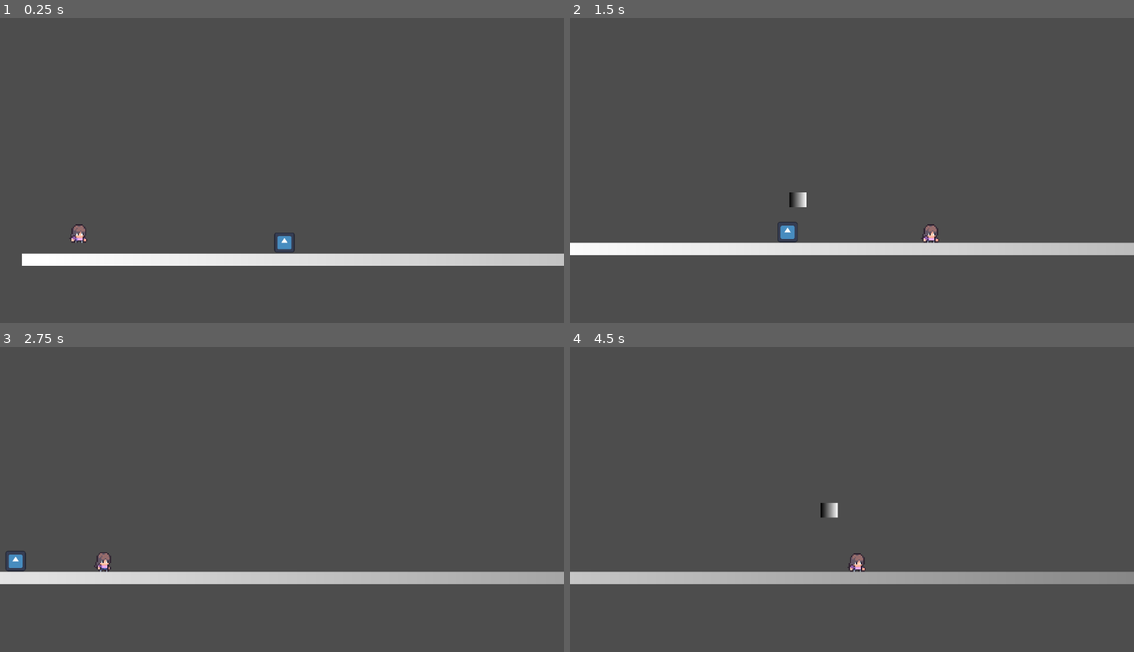
Above: before the commit, frames 1-4 (two rows, left to right).
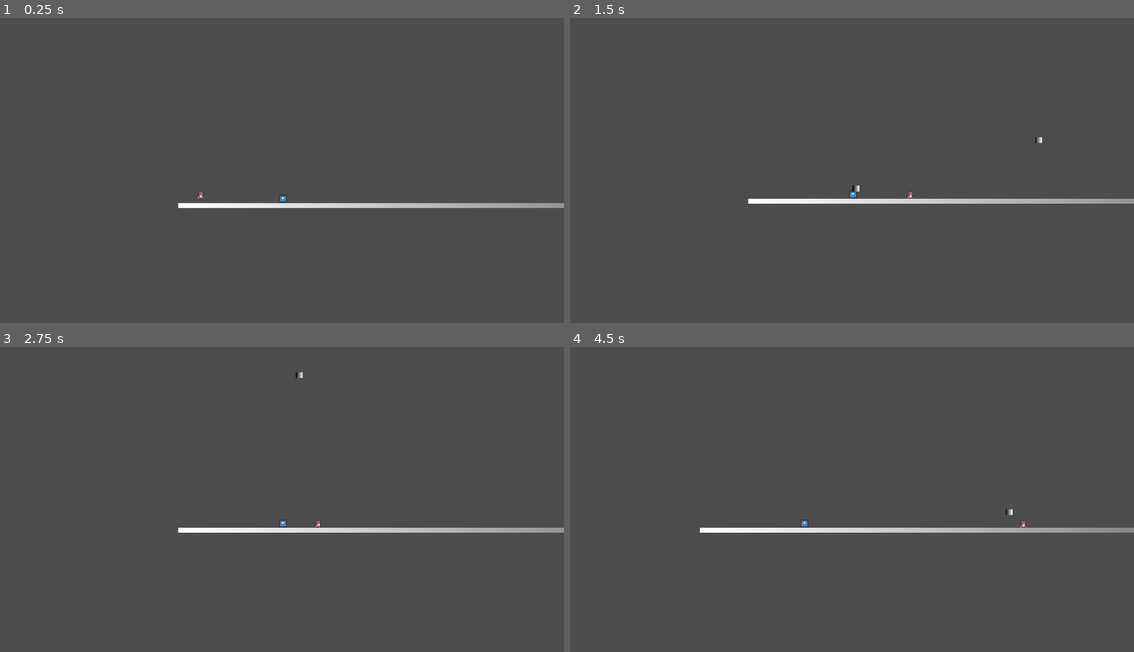
Above: after the commit, the same moments.

Repository: ajogerio/monkey-game
Game: Godot game, scene res://Scenes/game_scene.tscn
Same seed, same stepped clock (60 frames per second), same inputs: the game is played once before the commit and once after it. This scene is started directly instead of the project's main scene. The engine's default icon, where the game draws it, is replaced by a stand-in: a white triangle on a blue panel in a dark square.
Inputs (mouse positions are in pixels of both pictures, inside the frame that each line leads up to):
- Up to frame 1 (0.25 s): no input
- Up to frame 2 (1.5 s): move the mouse to (976, 152) at 0.52 s; hold D (move_right) from 0.53 s (still down); click (976, 152) at 0.6 s; tap W (jump) at 0.77 s; move the mouse to (739, 185) at 1.27 s; click (739, 185) at 1.35 s
- Up to frame 3 (2.75 s): tap W (jump) at 1.52 s; move the mouse to (338, 429) at 2.02 s; release D (move_right) at 2.03 s; hold A (move_left) from 2.03 s (still down); click (338, 429) at 2.1 s
- Up to frame 4 (4.5 s): move the mouse to (823, 560) at 2.77 s; release A (move_left) at 2.78 s; hold D (move_right) 2.78-4.28 s; click (823, 560) at 2.85 s; tap W (jump) at 3.02, 3.77 s; move the mouse to (1021, 545) at 3.52 s; click (1021, 545) at 3.6 s; move the mouse to (682, 450) at 4.27 s; hold A (move_left) from 4.28 s (still down); click (682, 450) at 4.35 s

The runs differ from the first frame. In frame 1, 5.4% of the frame differs, in the area x 3-100%, y 56-82%; in frame 2, 5.7%; in frame 3, 5.6%; in frame 4, 5.7%, in the area x 0-100%, y 50-78%.

Commit message:
feat: revert zoom of camera 2d

Diff:
--- a/Scenes/game_scene.tscn
+++ b/Scenes/game_scene.tscn
@@ -13,7 +13,6 @@
 
 [node name="Camera2D" parent="Player" instance=ExtResource("3_ap1i3")]
 position = Vector2(167, -54)
-zoom = Vector2(2.5, 2.5)
 drag_horizontal_enabled = true
 drag_left_margin = 0.0
 drag_top_margin = 0.0
